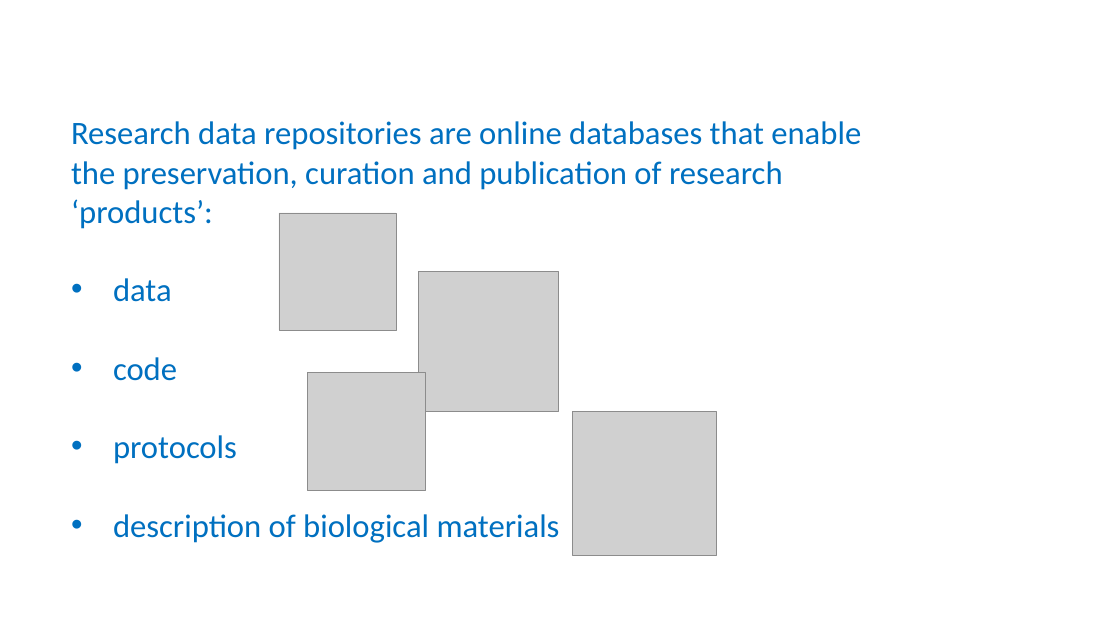
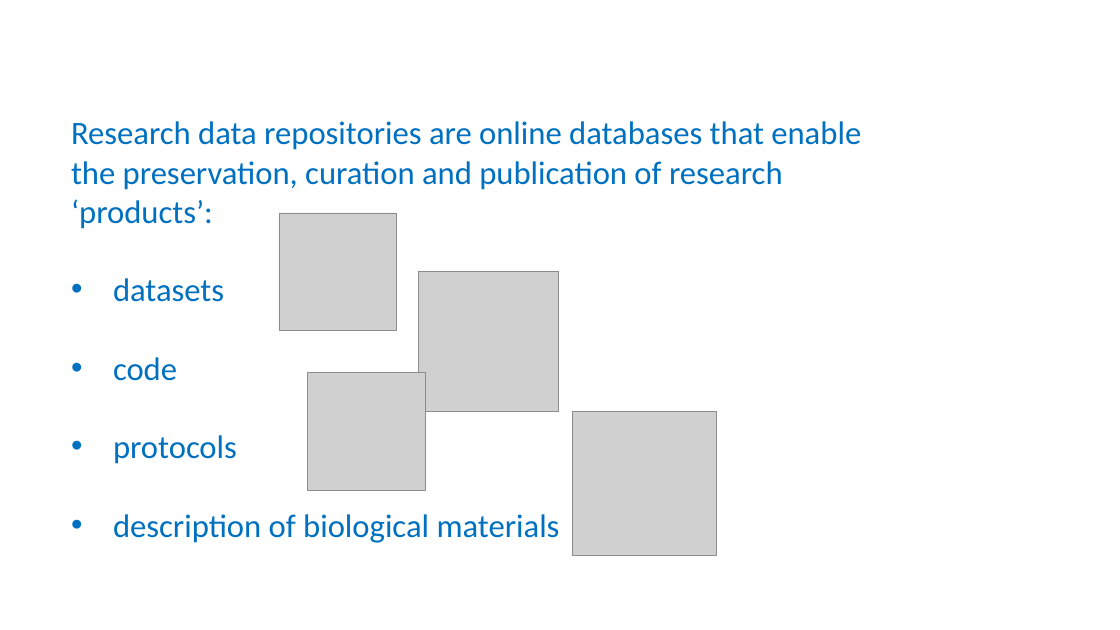
Before and after one commit to carpentries-incubator/fair-for-leaders, a slide deck: slide 3 of instructors/04-Public_repositories.pptx. Drawn at 1120x630 pixels with LibreOffice and Linux fonts; fonts in the diff are those of the drawing; grey boxes stand for pictures; background and template pictures are left out. Boxes give left, top, right and bottom in pixels: in the first picture for what was removed or moved away, otherwise in the second. Text is boxed around its words. In the diff, an @@ line names an element or a change of style, - is before the commit and + after.

```diff
--- a/instructors/04-Public_repositories.pptx
+++ b/instructors/04-Public_repositories.pptx
@@ text at box(113, 278, 224, 302): text changed @@
-• data
+• datasets
```
Also in this commit, not shown: 5 other slides changed.
